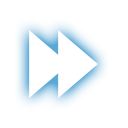
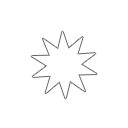
Revision of a layered 128px x 128px image; what changed, layer by layer:
hid group "Customs" (2 layers) over bbox(29, 30, 98, 98)
showed "Favorites" over bbox(31, 31, 97, 99)
